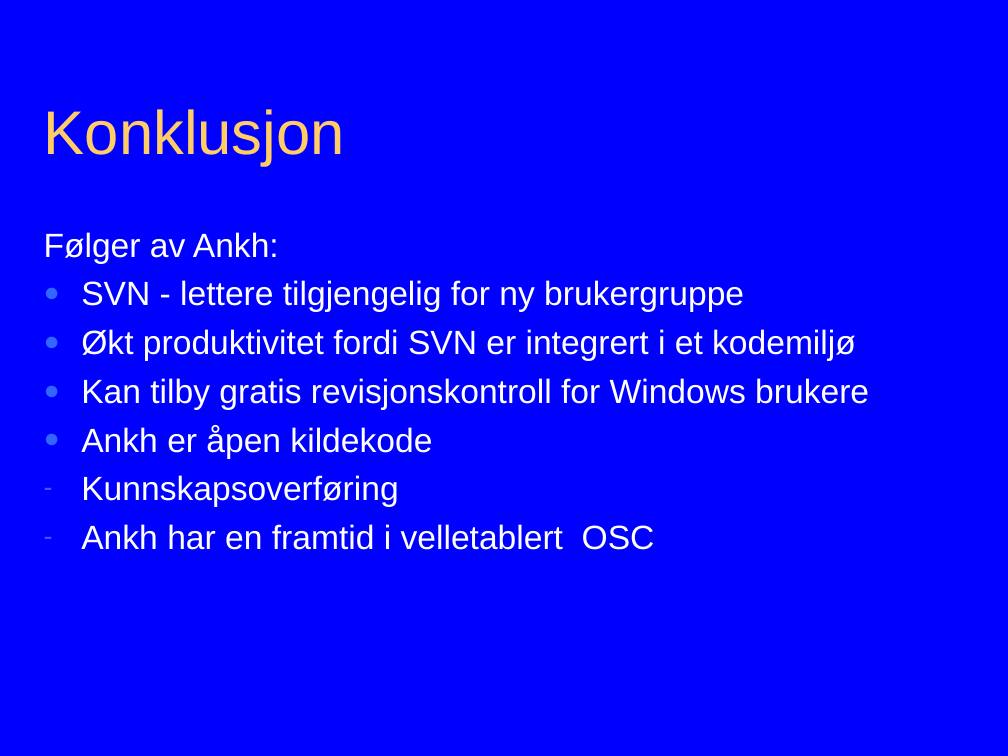
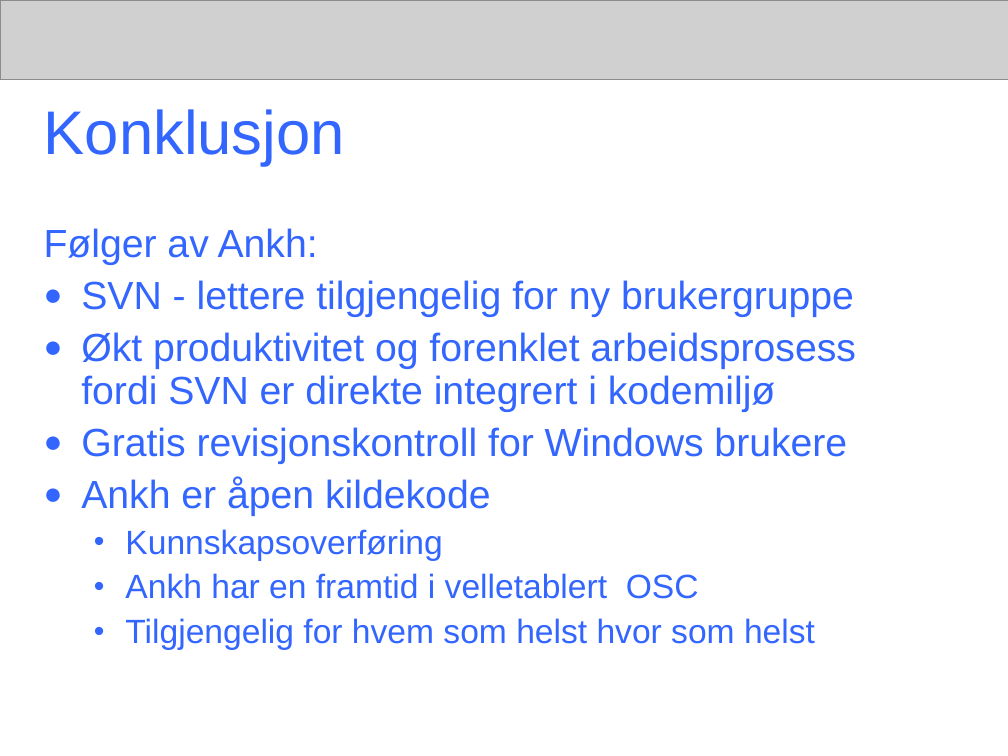
Before and after one commit to windygu/AnkhSVN, a slide deck: slide 22 of doc/powerpoint/Subversion_addin_for_VS.NET.ppt (slide 20 before the commit). Drawn at 1008x756 pixels with LibreOffice and Linux fonts; fonts in the diff are those of the drawing; grey boxes stand for pictures. Boxes give left, top, right and bottom in pixels: in the first picture for what was removed or moved away, otherwise in the second. Text is boxed around its words. In the diff, an @@ line names an element or a change of style, - is before the commit and + after.

Commit message:
The presentation contain:
* Title of final project, name of authors
* Background
- Revision control: wc, revision, repository to be explained
- Subversion
- CollabNet
- VS.NET
- Aim of the final project

*Content
- Functionality of NSvn
- Navigation model of Ankh
- What can Ankh do?
- Example of how Ankh works: Manual demo performed at school PC
- Ankh Help: Manual demo performed at school PC
- Improvements of GUI
- Testing of Ankh
- Challenges and development environment
- Conclusion

White background, "ankh header" without letters or symbol

```diff
--- a/doc/powerpoint/Subversion_addin_for_VS.NET.ppt
+++ b/doc/powerpoint/Subversion_addin_for_VS.NET.ppt
@@ background #0000FF to #FFFFFF @@
@@ picture added at [0, 0, 1008, 80] @@
@@ title "Konklusjon" at [44, 109, 345, 166]: text colour #FFCC66 to #3366FF @@
@@ text at [44, 228, 854, 599]: size 24 to 28 pt in "Følger av Ankh:", "SVN - lettere tilgjengelig for ny brukergruppe", "Ankh er åpen kildekode"; text colour #FFFFFF to #3366FF in "Følger av Ankh:", "SVN - lettere tilgjengelig for ny brukergruppe", "Ankh er åpen kildekode", "Kunnskapsoverføring" and 1 more places; line spacing 1 to 0.9; more space between paragraphs; bullet - to •; list level 1 to 2 in "Kunnskapsoverføring"; list level 1 to 2 in "Ankh har en framtid i ..." @@
@@ text at [81, 332, 856, 464]: text changed; size 24 to 28 pt; text colour #FFFFFF to #3366FF @@
-● Økt produktivitet fordi SVN er integrert i et kodemiljø
-● Kan tilby gratis revisjonskontroll for Windows brukere
+● Økt produktivitet og forenklet arbeidsprosess fordi SVN er direkte integrert i kodemiljø
+● Gratis revisjonskontroll for Windows brukere
@@ text at [125, 618, 815, 650]: paragraph added @@
+  • Tilgjengelig for hvem som helst hvor som helst
```
Also in this commit, not shown: 12 other slides changed, 9 slides added, 7 slides removed.
